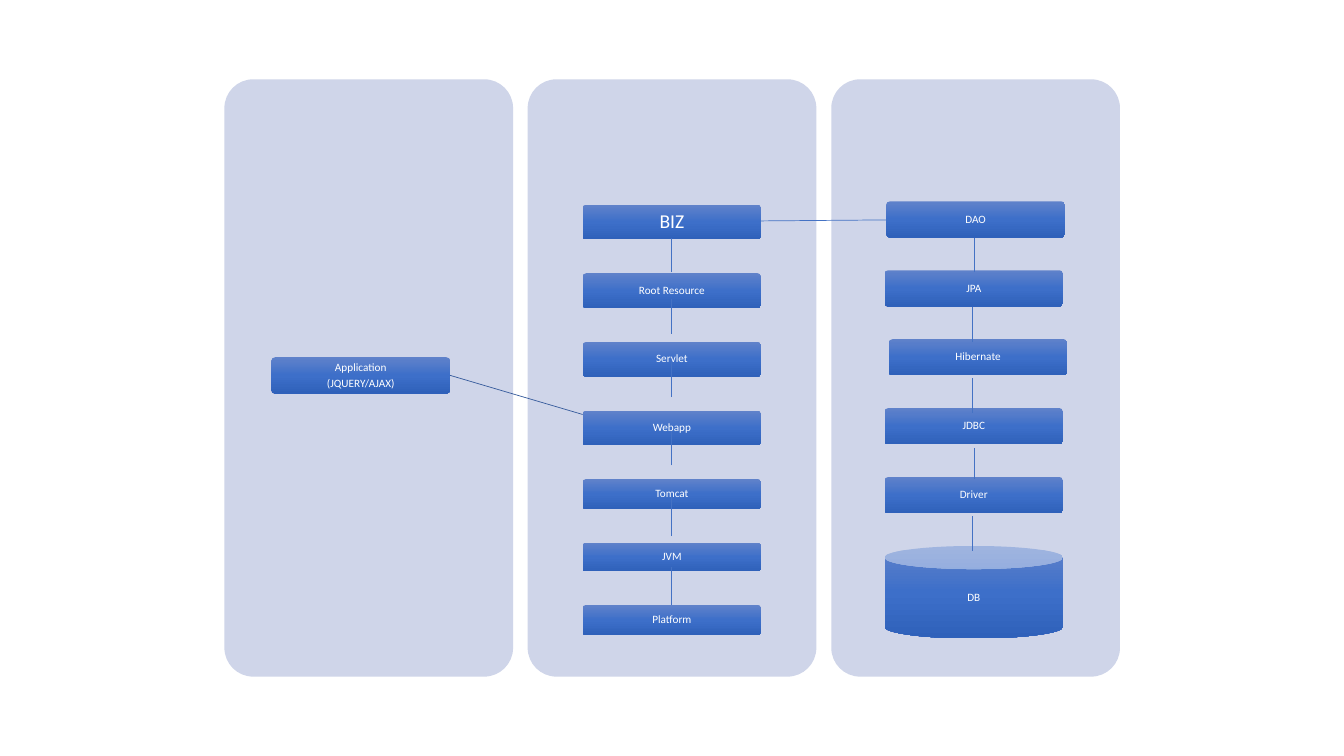
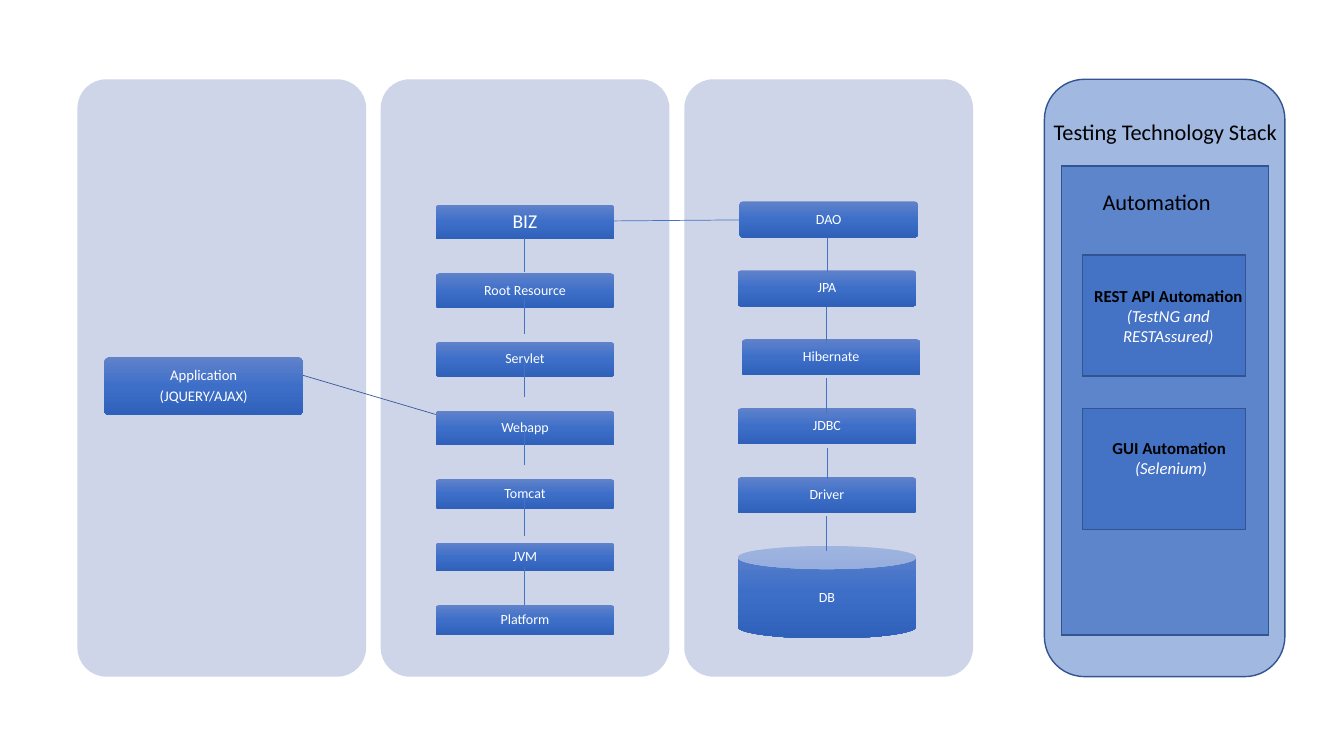
Before and after one commit to cmad-06/HeapUnderFlow, a slide deck: slide 1 of STACK.pptx. Drawn at 1344x756 pixels with LibreOffice and Linux fonts; fonts in the diff are those of the drawing. Boxes give left, top, right and bottom in pixels: in the first picture for what was removed or moved away, otherwise in the second. Text is boxed around its words. In the diff, an @@ line names an element or a change of style, - is before the commit and + after.

Commit message:
Technology Stack
Technology stack we'll be using for phase 1

```diff
--- a/STACK.pptx
+++ b/STACK.pptx
@@ rounded rectangle added at (1045,80,1286,678), fill #4472C4 at 50% opacity, outline #325491 1 pt @@
@@ text added at (1054,124,1277,144), 16 pt, text #000000 @@
+Testing Technology Stack
@@ rectangle added at (1062,166,1268,636), fill #4472C4 at 72% opacity, outline #325491 1 pt @@
@@ text added at (1103,194,1211,210), 16 pt, text #000000 @@
+Automation
@@ rectangle added at (1083,255,1246,376), fill #4472C4, outline #325491 1 pt @@
@@ text added at (1094,290,1242,344), 12 pt, text #FFFFFF, italic @@
+REST API Automation (TestNG and RESTAssured)
@@ freeform shape "Application": place and size @@
-freeform shape "Application" at (271,357,450,393)
+freeform shape "Application" at (104,357,303,414)
@@ freeform shape "Application" at (104,357,303,414): size 8 to 10.5 pt @@
@@ rectangle added at (1083,408,1246,529), fill #4472C4, outline #325491 1 pt @@
@@ 17 freeform shapes, 12 lines: place and size @@
-17 freeform shapes, 12 lines at (225,80,1120,678)
+17 freeform shapes, 12 lines at (78,80,973,678)
@@ text added at (1112,442,1225,476), 12 pt, text #000000, bold @@
+GUI Automation (Selenium)
@@ size 8 to 10 pt in 12 elements at (740,202,919,238), (738,270,917,307), (738,408,917,445), (738,477,917,513), (738,546,917,639), (742,339,921,375), (436,273,614,309), (436,342,614,377), (436,410,614,446), (436,479,614,509), (436,542,614,571), (436,605,614,635) @@
```
